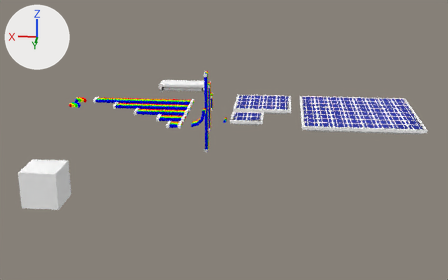
Before and after pictures for a commit that changed the Blender file scripts/processors/resources/Stuff_for_farming.blend.
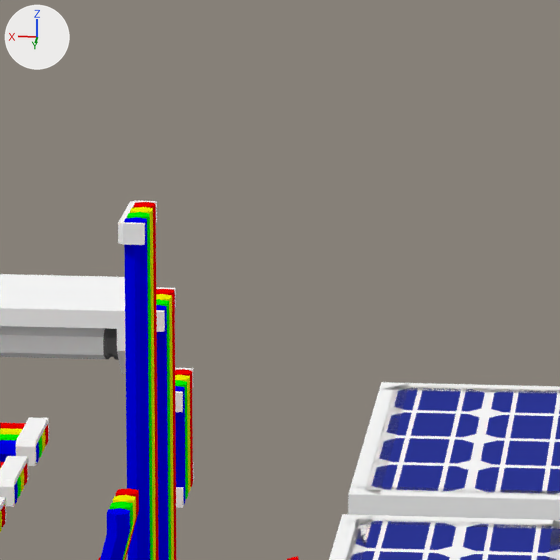
Each version is shown whole from a 50 mm lens placed at (-12.39, 39.67, 12.88), pointed at (-8.55, -0.73, -0.86), then close up on the part from 42% to 58% of the width and 16% to 42% of the height. Lighting does not change. The marker at upper left points along +X, +Y and +Z.

Objects in the first close-up: 'Cube.008', 'Cube.009', 'Cube.011', 'SolarPanel.001', 'SolarPanel.003', 'Tubelight', 'Wires1x6f', 'Wires1x8f', 'WiresVert1x', 'qe', 'qn', 'qs.001'.
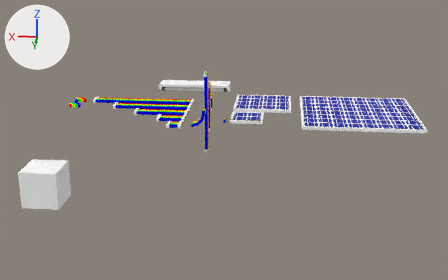
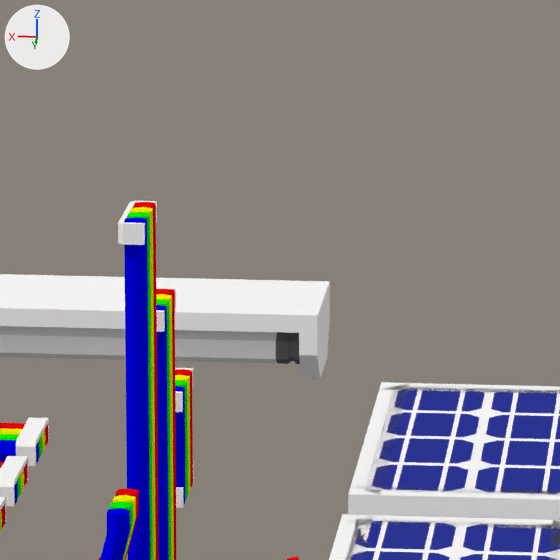
Boxes (x1, y1, x2, y2) around the edits, measured in the close-ups (560 x 560 px; the box of a moved part takes in the faces that stretch with it):
'Tubelight', reshaped
    before: (0, 274, 126, 374)
    after: (0, 274, 330, 379)
part 1 of me_cube_015, moved or reshaped
    before: (101, 325, 126, 374)
    after: (101, 278, 330, 379)
part 2 of me_cube_015, moved or reshaped
    before: (103, 328, 108, 359)
    after: (276, 332, 289, 364)
part 3 of me_cube_015, moved or reshaped
    before: (0, 326, 106, 359)
    after: (0, 326, 277, 363)

What the commit changed:
me_cube_015 has 172 vertices, 160 faces and spans x -2.0..2.0, y -0.8..0.8, z -0.4..0.4.
me_cube_015 is used by ob_tubelight; location (-4.0, -12.0, 0.0).
me_cube_015 part 1: all 74 vertices in x -2.0..-1.65, y -0.8..0.8, z -0.4..0.4 are moved by (-2.0, 0.0, 0.0).
me_cube_015 part 2: all 12 vertices in x -1.63..-1.62, y -0.6..0.6, z -0.25..0.15 are moved by (-1.9, 0.0, 0.0).
me_cube_015 part 3: all 12 vertices in x 1.63, y -0.6..0.6, z -0.25..0.15 are moved by (-0.1, 0.0, 0.0).
